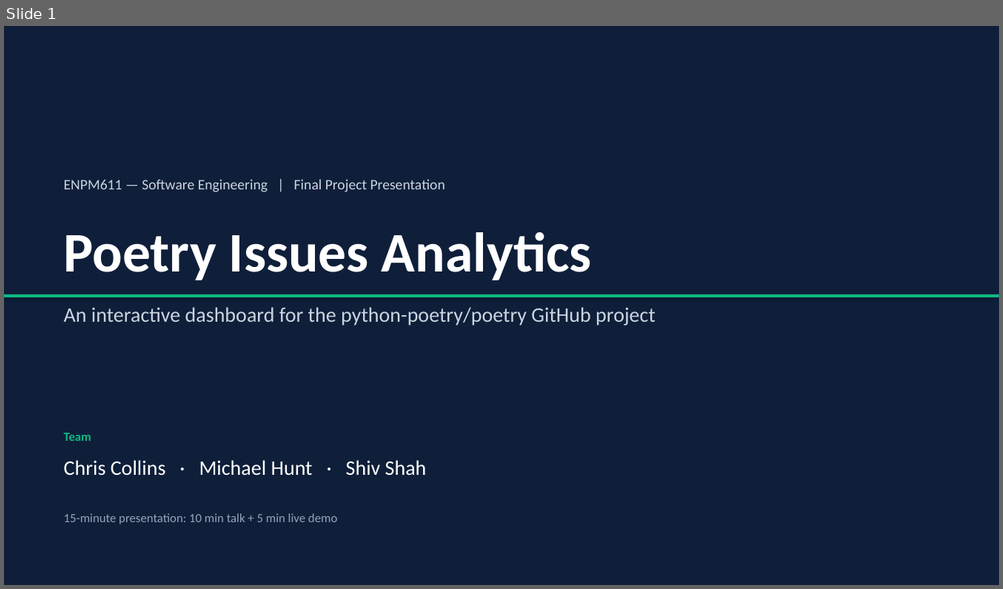
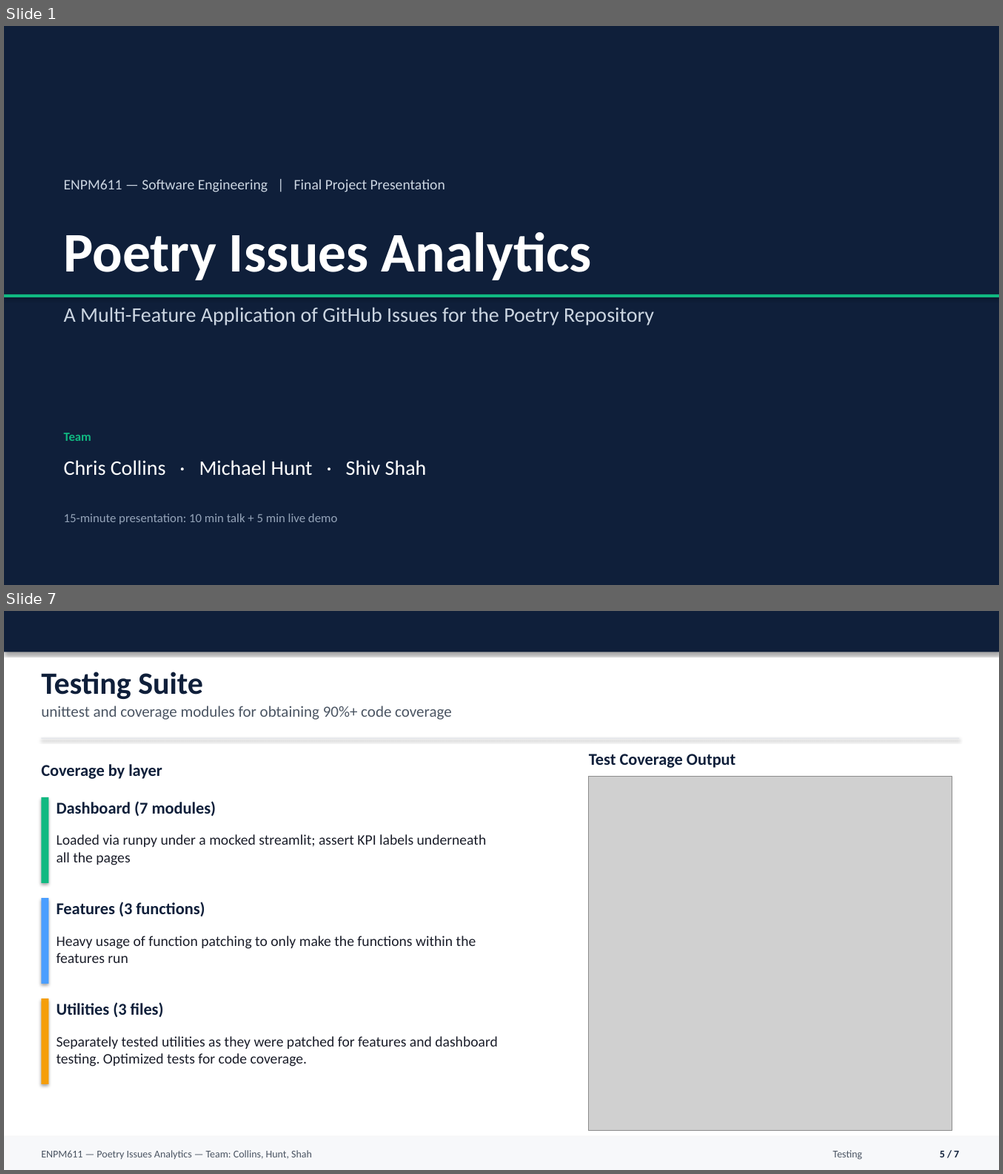
Before and after one commit to shivshahh/enpm611-project, a slide deck: presentation/ENPM611_Final_Presentation.pptx. Shown one above the other, each under a label of ours: slide 1 before the commit, slides 1 and 7 after it; the slides between them are not shown. The pictures are 1003x589 and 1003x1174 pixels, drawn with LibreOffice and Linux fonts; fonts in the diff are those of the drawing; grey boxes stand for pictures. Boxes give left, top, right and bottom in pixels: in the first picture for what was removed or moved away, otherwise in the second. Text is boxed around its words. In the diff, an @@ line names an element or a change of style, - is before the commit and + after.

```diff
--- a/presentation/ENPM611_Final_Presentation.pptx
+++ b/presentation/ENPM611_Final_Presentation.pptx
@@ slide 7 added at bbox=[4, 611, 999, 1170], background #FFFFFF @@
@@ rectangle added at bbox=[4, 611, 999, 652], fill #0F1F3A @@
@@ text added at bbox=[41, 672, 203, 699], 30 pt, text #0F1F3A, bold @@
+Testing Suite
@@ text added at bbox=[41, 706, 451, 720], 15 pt, text #4B5563 @@
+unittest and coverage modules for obtaining 90%+ code coverage
@@ rectangle added at bbox=[41, 738, 959, 739], fill #E5E7EB @@
@@ text added at bbox=[41, 764, 162, 779], 16 pt, text #0F1F3A, bold @@
+Coverage by layer
@@ text added at bbox=[589, 754, 735, 768], 16 pt, text #0F1F3A, bold @@
+Test Coverage Output
@@ picture added at bbox=[589, 777, 952, 1131] @@
@@ rectangle added at bbox=[41, 797, 48, 883], fill #10B981 @@
@@ text added at bbox=[57, 801, 216, 816], 16 pt, text #0F1F3A, bold @@
+Dashboard (7 modules)
@@ text added at bbox=[57, 834, 486, 866], 14 pt, text #1A1D29 @@
+Loaded via runpy under a mocked streamlit; assert KPI labels underneath all the pages
@@ rectangle added at bbox=[41, 898, 48, 984], fill #4A9EFF @@
@@ text added at bbox=[57, 902, 205, 917], 16 pt, text #0F1F3A, bold @@
+Features (3 functions)
@@ text added at bbox=[57, 936, 476, 963], 14 pt, text #1A1D29 @@
+Heavy usage of function patching to only make the functions within the features run
@@ rectangle added at bbox=[41, 999, 48, 1085], fill #F59E0B @@
@@ text added at bbox=[57, 1002, 164, 1017], 16 pt, text #0F1F3A, bold @@
+Utilities (3 files)
@@ text added at bbox=[57, 1037, 498, 1067], 14 pt, text #1A1D29 @@
+Separately tested utilities as they were patched for features and dashboard testing. Optimized tests for code coverage.
@@ rectangle added at bbox=[4, 1137, 999, 1170], fill #F7F8FA @@
@@ text added at bbox=[41, 1150, 312, 1159], 10 pt, text #4B5563 @@
+ENPM611 — Poetry Issues Analytics — Team: Collins, Hunt, Shah
@@ text added at bbox=[833, 1150, 862, 1160], 10 pt, text #4B5563 @@
+Testing
@@ text added at bbox=[939, 1151, 959, 1158], 10 pt, text #0F1F3A, bold @@
+5 / 7
@@ slide 1 changed as well @@
@@ text at bbox=[64, 307, 654, 326]: text changed @@
-An interactive dashboard for the python-poetry/poetry GitHub project
+A Multi-Feature Application of GitHub Issues for the Poetry Repository
```
Also in this commit, not shown: 4 other slides changed, 3 other slides added, 7 slides removed.
